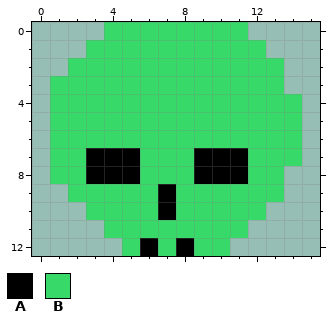
Two versions of one pixel-art sprite, app/assets/images/monster2.png. Above, as it was before the edit.
The file is 16x13 pixels.
Palette (. is transparent): A #000000  B #37d968
Pixels before, first column x 1:
 0 ...BBBBBBBB...
 1 ..BBBBBBBBBB..
 2 .BBBBBBBBBBBB.
 3 BBBBBBBBBBBBB.
 4 BBBBBBBBBBBBBB
 5 BBBBBBBBBBBBBB
 6 BBBBBBBBBBBBBB
 7 BBAAABBBAAABBB
 8 BBAAABBBAAABB.
 9 .BBBBBABBBBBB.
10 ..BBBBABBBBB..
11 ...BBBBBBBB...
12 ....BABABB....
Now the later version:
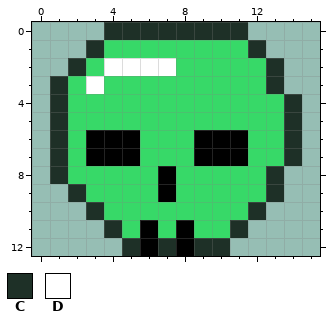
Colours new in this view: C #1e3027  D #ffffff
From old to new:
{"y":0,"x":4,"old":"BBBBBBBB","new":"CCCCCCCC"}
{"y":1,"x":3,"old":"B","new":"C"}
{"y":1,"x":12,"old":"B","new":"C"}
{"y":2,"x":2,"old":"B","new":"C"}
{"y":2,"x":4,"old":"BBBB","new":"DDDD"}
{"y":2,"x":13,"old":"B","new":"C"}
{"y":3,"x":1,"old":"B","new":"C"}
{"y":3,"x":3,"old":"B","new":"D"}
{"y":3,"x":13,"old":"B","new":"C"}
{"y":4,"x":1,"old":"B","new":"C"}
{"y":4,"x":14,"old":"B","new":"C"}
{"y":5,"x":1,"old":"B","new":"C"}
{"y":5,"x":14,"old":"B","new":"C"}
{"y":6,"x":1,"old":"B","new":"C"}
{"y":6,"x":3,"old":"BBB","new":"AAA"}
{"y":6,"x":9,"old":"BBB","new":"AAA"}
{"y":6,"x":14,"old":"B","new":"C"}
{"y":7,"x":1,"old":"B","new":"C"}
{"y":7,"x":14,"old":"B","new":"C"}
{"y":8,"x":1,"old":"B","new":"C"}
{"y":8,"x":3,"old":"AAA","new":"BBB"}
{"y":8,"x":7,"old":"B","new":"A"}
{"y":8,"x":9,"old":"AAA","new":"BBB"}
{"y":8,"x":13,"old":"B","new":"C"}
{"y":9,"x":2,"old":"B","new":"C"}
{"y":9,"x":13,"old":"B","new":"C"}
{"y":10,"x":3,"old":"B","new":"C"}
{"y":10,"x":7,"old":"A","new":"B"}
{"y":10,"x":12,"old":"B","new":"C"}
{"y":11,"x":4,"old":"B","new":"C"}
{"y":11,"x":6,"old":"B","new":"A"}
{"y":11,"x":8,"old":"B","new":"A"}
{"y":11,"x":11,"old":"B","new":"C"}
{"y":12,"x":5,"old":"B","new":"C"}
{"y":12,"x":7,"old":"B","new":"C"}
{"y":12,"x":9,"old":"BB","new":"CC"}
{"label":"changed","picture_box":[50,22,302,256]}
